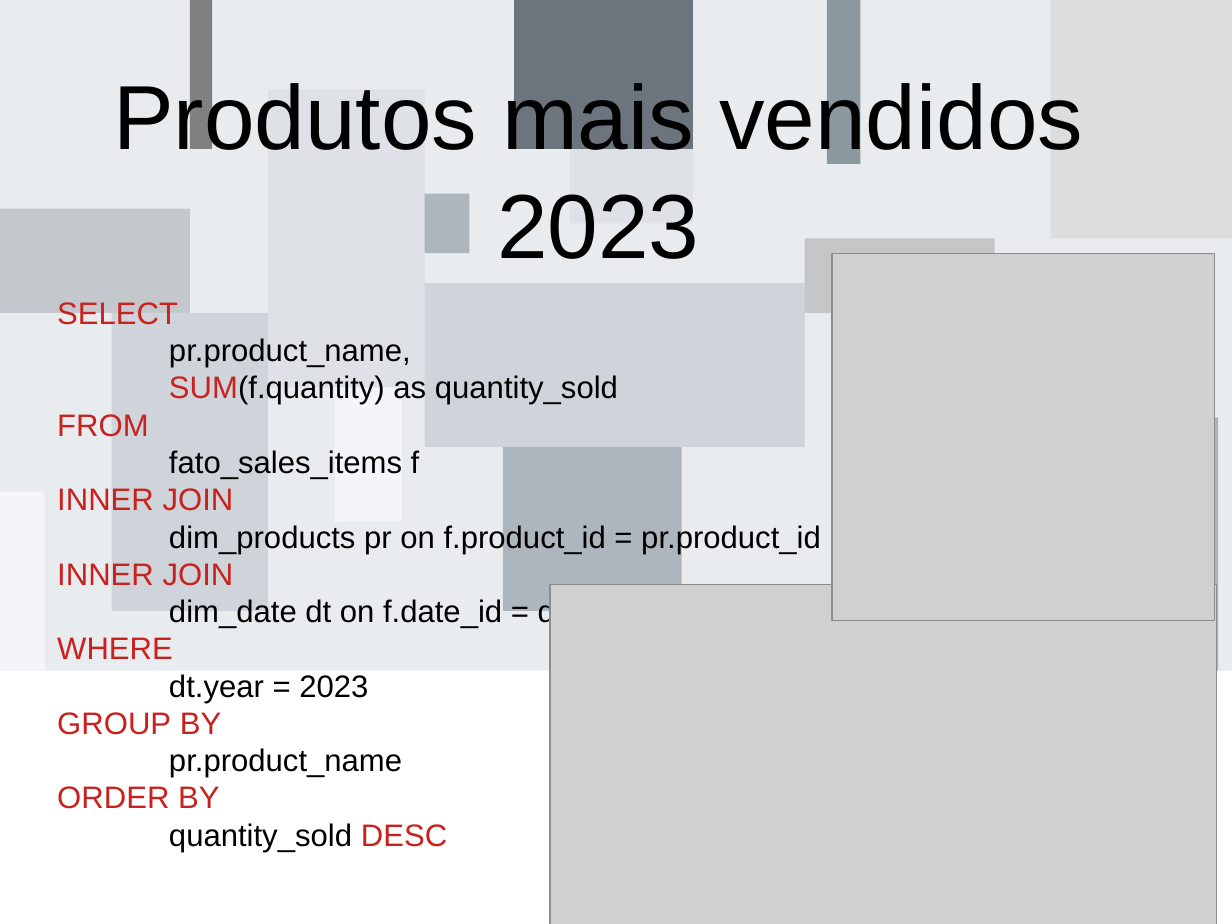
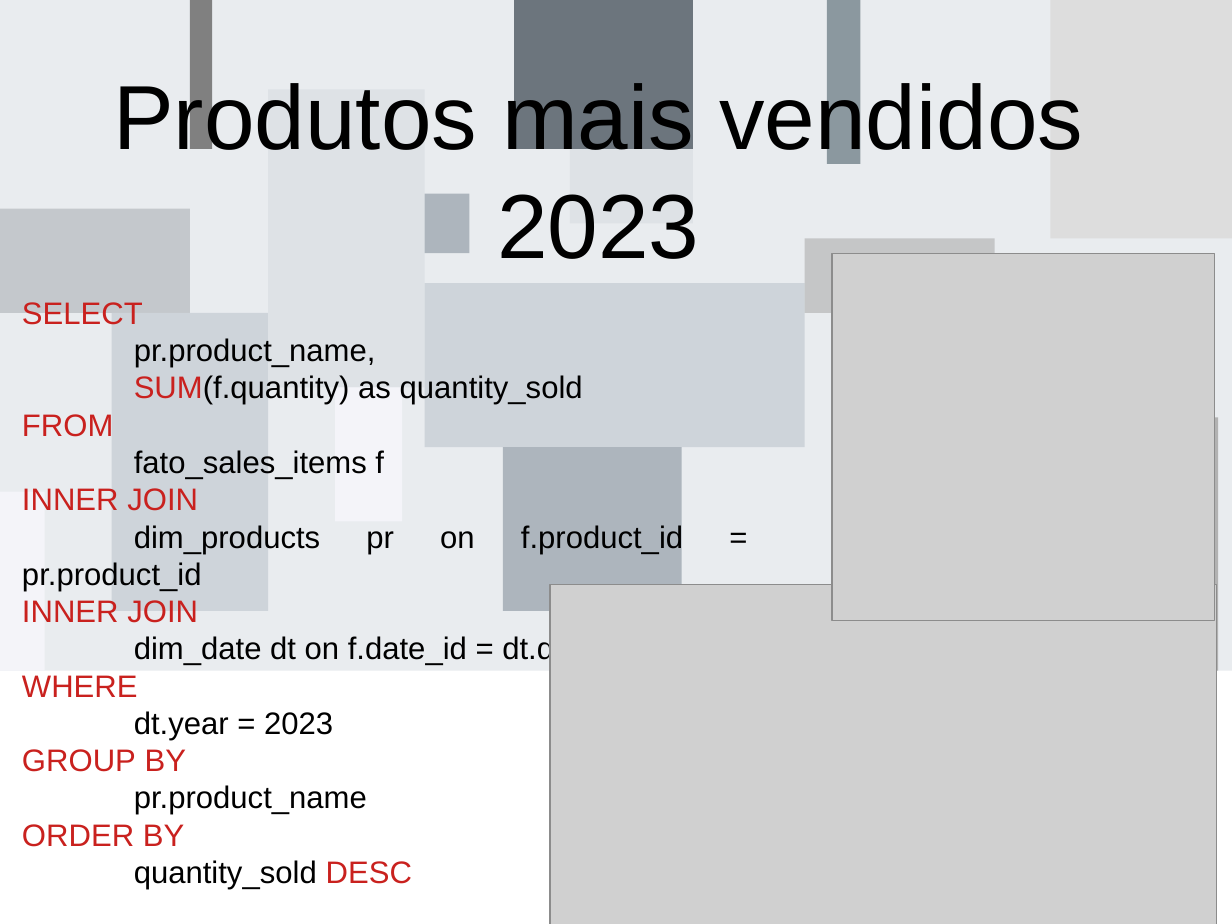
Before and after one commit to renemichelnunes/banco, a slide deck: slide 3 of ETL results.odp. Drawn at 1232x924 pixels with LibreOffice and Linux fonts; fonts in the diff are those of the drawing; grey boxes stand for pictures. Boxes give left, top, right and bottom in pixels: in the first picture for what was removed or moved away, otherwise in the second. Text is boxed around its words. In the diff, an @@ line names an element or a change of style, - is before the commit and + after.

```diff
--- a/ETL results.odp
+++ b/ETL results.odp
@@ subtitle "SELECT" rewrapped from (57, 302, 821, 809) to (22, 302, 683, 815) @@
```
Also in this commit, not shown: 1 other slide changed, 5 slides added.
